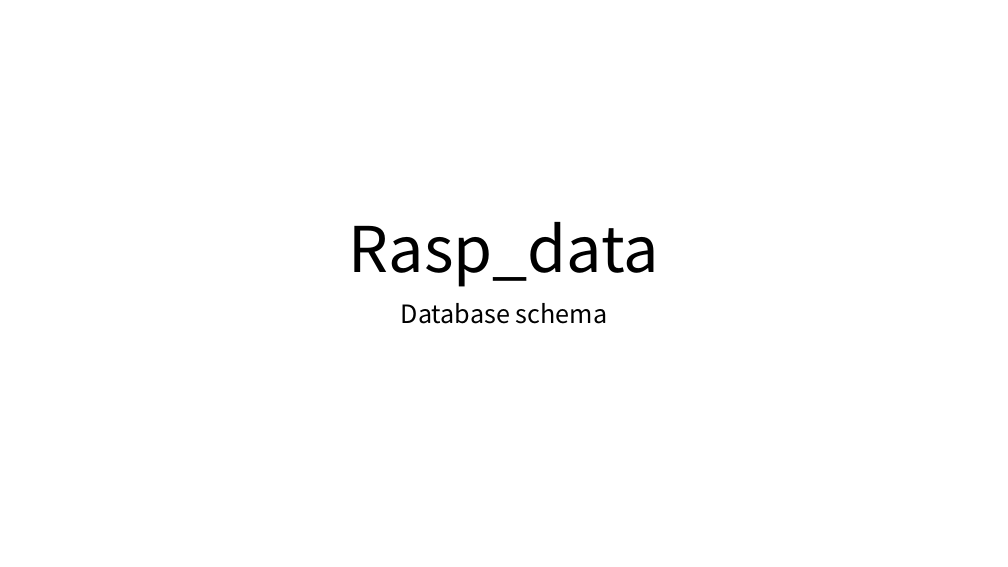
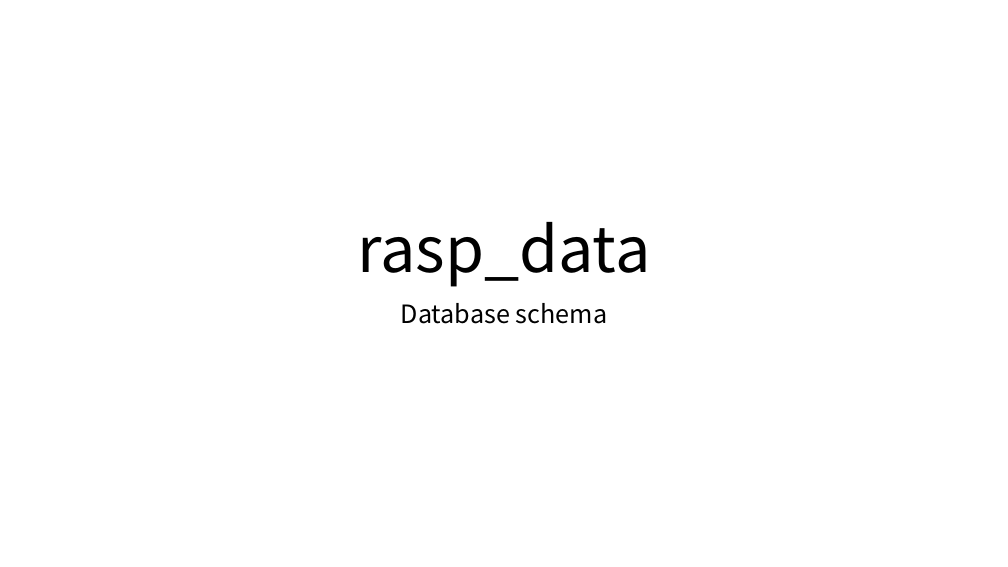
Before and after one commit to sjy286/raspberry_server, a slide deck: slide 1 of Rasp_data.pptx. Drawn at 1008x567 pixels with LibreOffice and Linux fonts; fonts in the diff are those of the drawing. Boxes give left, top, right and bottom in pixels: in the first picture for what was removed or moved away, otherwise in the second. Text is boxed around its words. In the diff, an @@ line names an element or a change of style, - is before the commit and + after.

```diff
--- a/Rasp_data.pptx
+++ b/Rasp_data.pptx
@@ title at [357,222,650,287]: text changed @@
-Rasp_data
+rasp_data
```
Also in this commit, not shown: 9 other slides changed, 1 slide removed, 8 other files.
